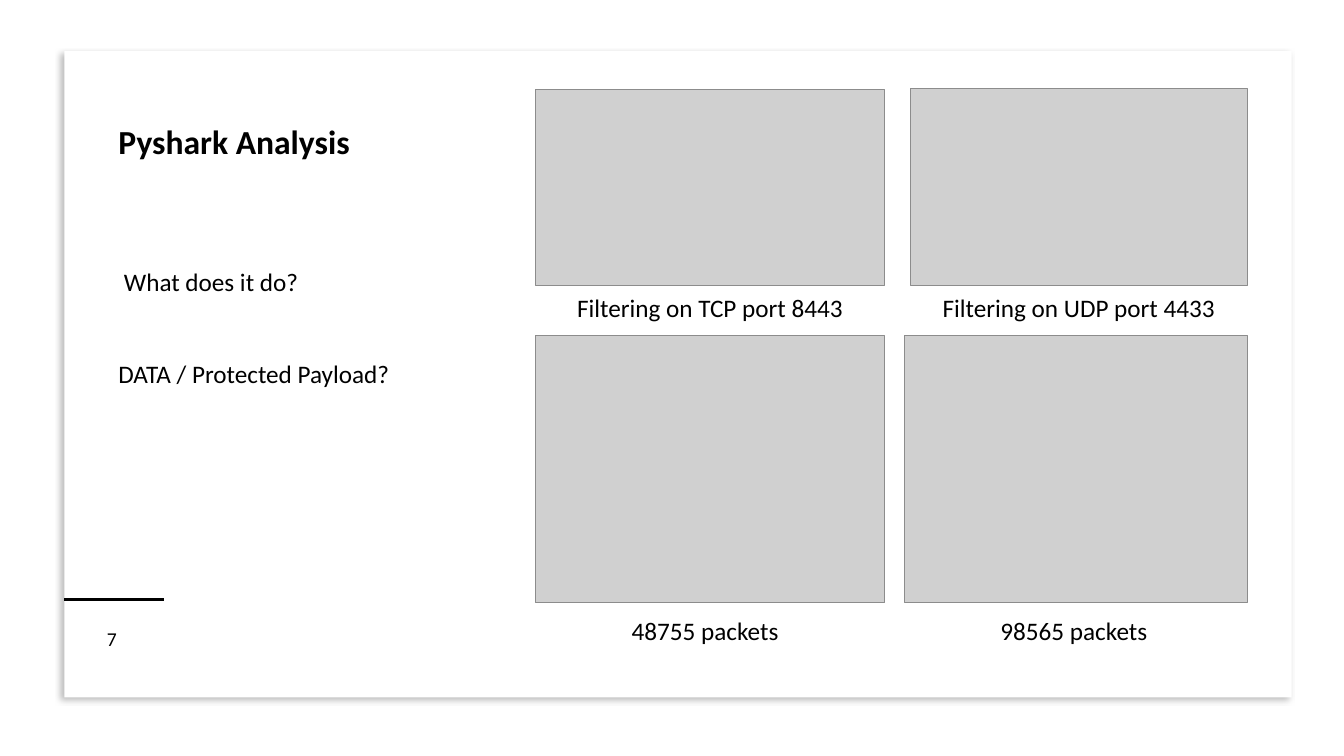
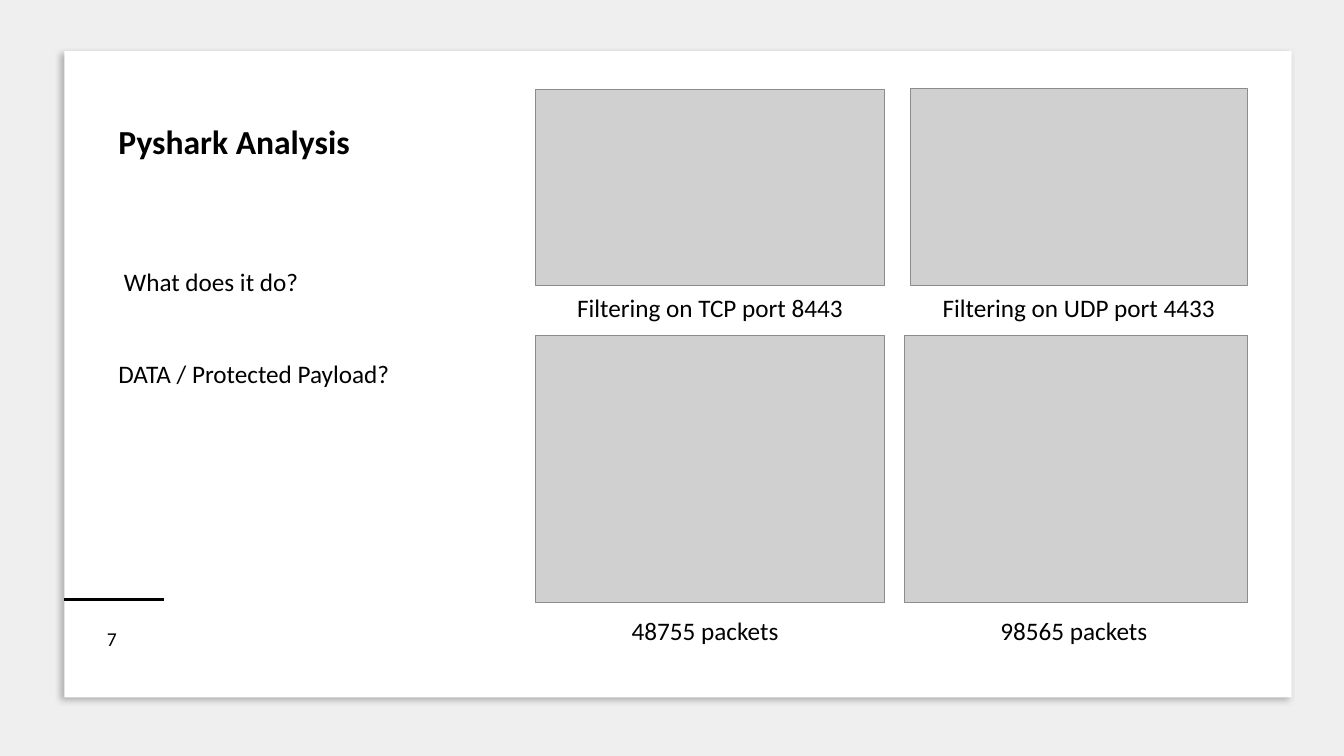
Before and after one commit to RicPu/NetworkSecurityProject, a slide deck: slide 7 of presentation/Presentation.pptx. Drawn at 1344x756 pixels with LibreOffice and Linux fonts; fonts in the diff are those of the drawing; grey boxes stand for pictures. Boxes give left, top, right and bottom in pixels: in the first picture for what was removed or moved away, otherwise in the second. Text is boxed around its words. In the diff, an @@ line names an element or a change of style, - is before the commit and + after.

Commit message:
background

```diff
--- a/presentation/Presentation.pptx
+++ b/presentation/Presentation.pptx
@@ background #FFFFFF to #D9D9D9 at 40% opacity @@
```
Also in this commit, not shown: 1 other slide changed.
